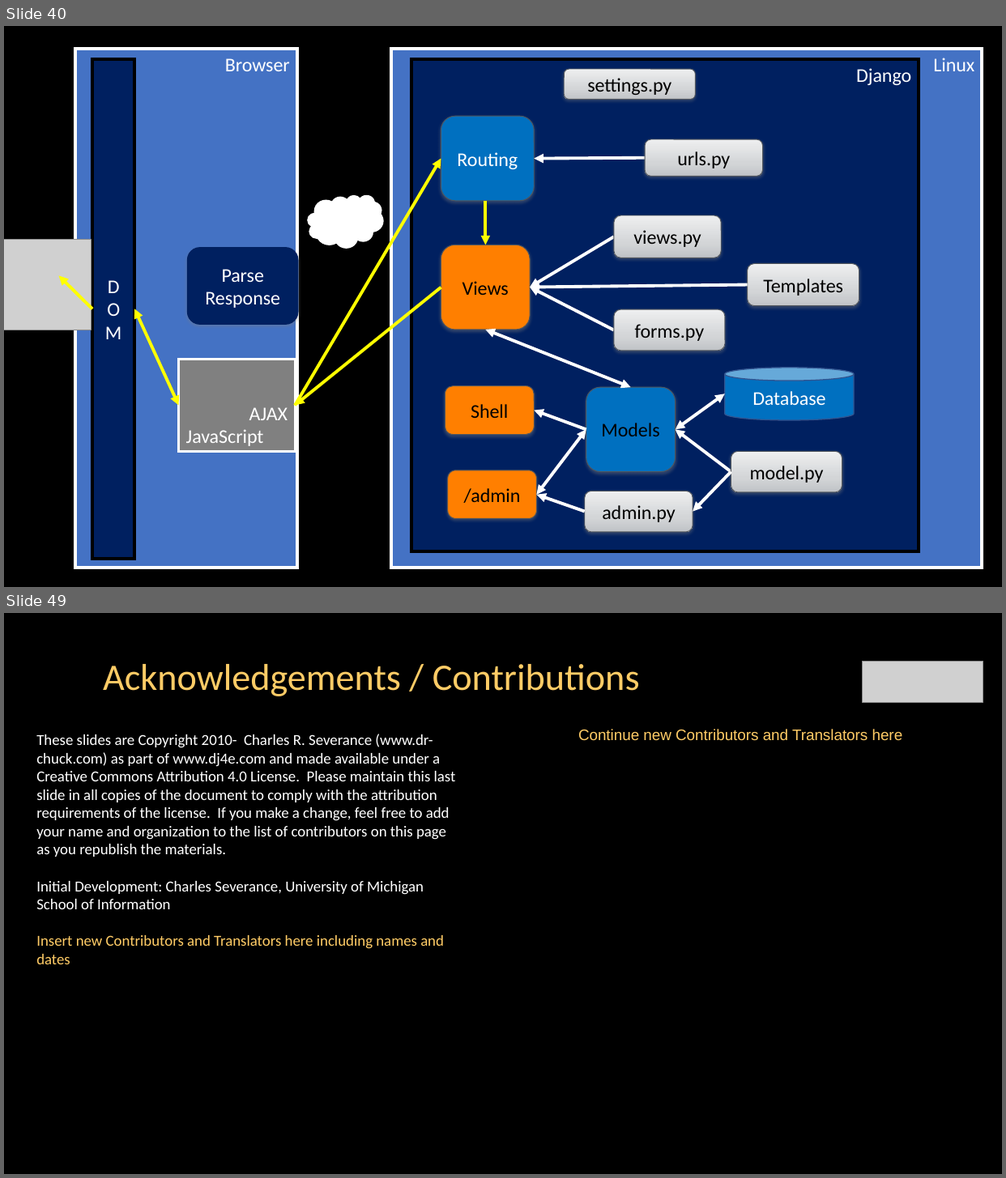
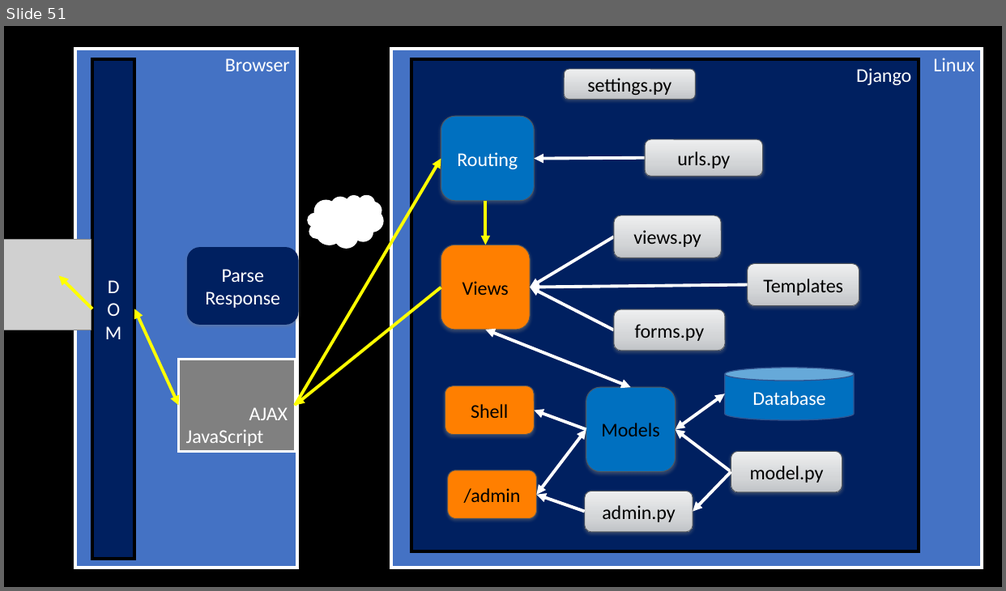
Before and after one commit to csev/dj4e, a slide deck: lectures/JS-03-Browser.pptx. Shown one above the other, each under a label of ours: slides 40 and 49 before the commit, slide 51 after it; the slides between them are not shown. The pictures are 1006x1178 and 1006x591 pixels, drawn with LibreOffice and Linux fonts; fonts in the diff are those of the drawing; grey boxes stand for pictures. Boxes give left, top, right and bottom in pixels: in the first picture for what was removed or moved away, otherwise in the second. Text is boxed around its words. In the diff, an @@ line names an element or a change of style, - is before the commit and + after.

```diff
--- a/lectures/JS-03-Browser.pptx
+++ b/lectures/JS-03-Browser.pptx
@@ slide 49 removed at bbox=[4, 613, 1002, 1174], background #000000 @@
@@ picture removed at bbox=[862, 661, 983, 702] @@
@@ title removed at bbox=[103, 664, 640, 696] @@
-Acknowledgements / Contributions
@@ text removed at bbox=[36, 734, 456, 965] @@
-These slides are Copyright 2010- Charles R. Severance (www.dr-chuck.com) as part of www.dj4e.com and made available under a Creative Commons Attribution 4.0 License. Please maintain this last slide in all copies of the document to comply with the attribution requirements of the license. If you make a change, feel free to add your name and organization to the list of contributors on this page as you republish the materials.
-Initial Development: Charles Severance, University of Michigan School of Information
-Insert new Contributors and Translators here including names and dates
@@ text removed at bbox=[578, 729, 903, 741] @@
-Continue new Contributors and Translators here
@@ what was slide 40 is now slide 51 @@
```
Also in this commit, not shown: 2 slides changed, 16 slides added, 13 other slides removed, 27 other files.
